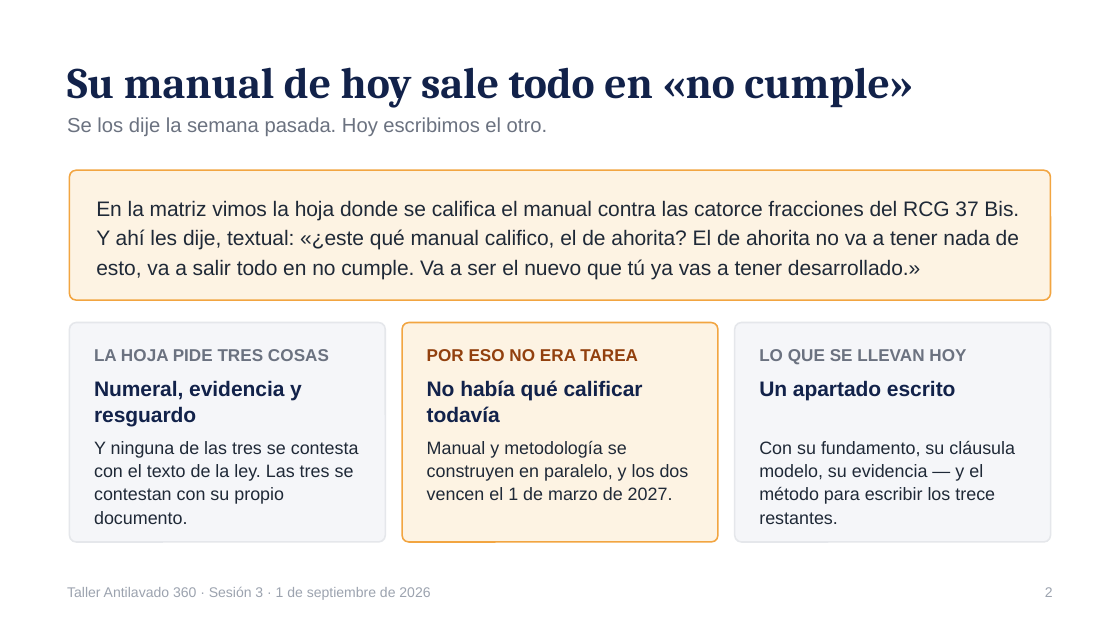
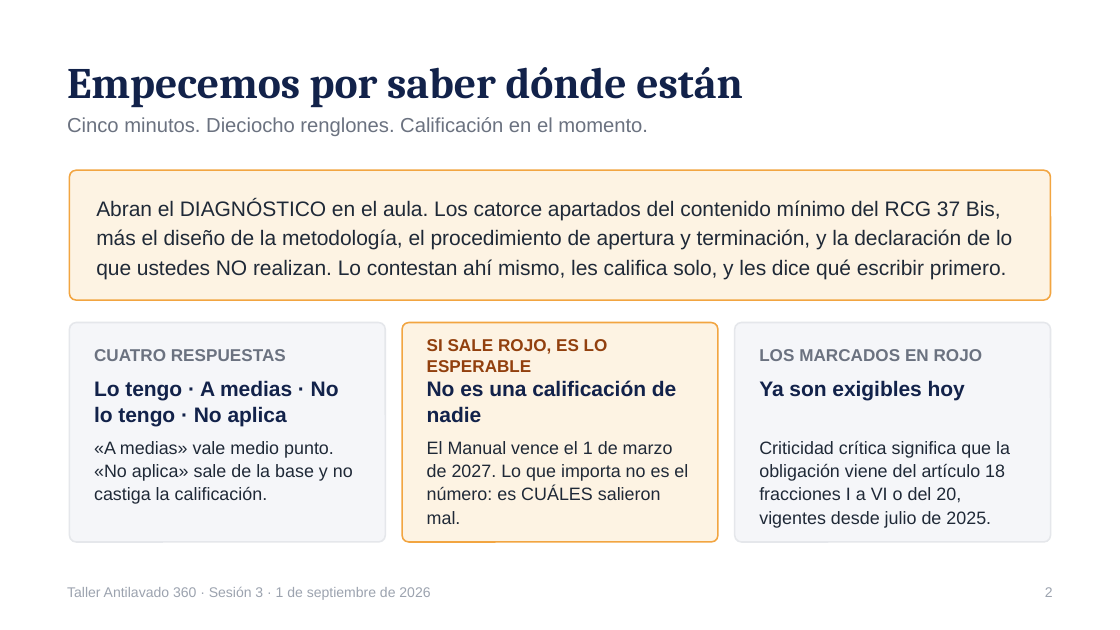
Before and after one commit to maribelvazquez/S01-TAV-IDENTIFICACION, a slide deck: slide 2 of s03/descargables/S03_ALU_01_Presentacion.pptx. Drawn at 1120x630 pixels with LibreOffice and Linux fonts; fonts in the diff are those of the drawing. Boxes give left, top, right and bottom in pixels: in the first picture for what was removed or moved away, otherwise in the second. Text is boxed around its words. In the diff, an @@ line names an element or a change of style, - is before the commit and + after.

```diff
--- a/s03/descargables/S03_ALU_01_Presentacion.pptx
+++ b/s03/descargables/S03_ALU_01_Presentacion.pptx
@@ text at [67, 67, 743, 108]: text changed @@
-Su manual de hoy sale todo en «no cumple»
+Empecemos por saber dónde están
@@ text at [67, 117, 648, 136]: text changed @@
-Se los dije la semana pasada. Hoy escribimos el otro.
+Cinco minutos. Dieciocho renglones. Calificación en el momento.
@@ text at [96, 199, 1012, 279]: text changed @@
-En la matriz vimos la hoja donde se califica el manual contra las catorce fracciones del RCG 37 Bis. Y ahí les dije, textual: «¿este qué manual califico, el de ahorita? El de ahorita no va a tener nada de esto, va a salir todo en no cumple. Va a ser el nuevo que tú ya vas a tener desarrollado.»
+Abran el DIAGNÓSTICO en el aula. Los catorce apartados del contenido mínimo del RCG 37 Bis, más el diseño de la metodología, el procedimiento de apertura y terminación, y la declaración de lo que ustedes NO realizan. Lo contestan ahí mismo, les califica solo, y les dice qué escribir primero.
@@ text at [94, 349, 286, 361]: text changed @@
-LA HOJA PIDE TRES COSAS
+CUATRO RESPUESTAS
@@ text at [427, 339, 608, 372]: text changed @@
-POR ESO NO ERA TAREA
+SI SALE ROJO, ES LO ESPERABLE
@@ text at [759, 349, 983, 361]: text changed @@
-LO QUE SE LLEVAN HOY
+LOS MARCADOS EN ROJO
@@ text at [94, 380, 339, 427]: text changed @@
-Numeral, evidencia y resguardo
+Lo tengo · A medias · No lo tengo · No aplica
@@ text at [427, 380, 676, 423]: text changed @@
-No había qué calificar todavía
+No es una calificación de nadie
@@ text at [759, 380, 965, 400]: text changed @@
-Un apartado escrito
+Ya son exigibles hoy
@@ text at [94, 441, 353, 504]: text changed @@
-Y ninguna de las tres se contesta con el texto de la ley. Las tres se contestan con su propio documento.
+«A medias» vale medio punto. «No aplica» sale de la base y no castiga la calificación.
@@ text at [427, 441, 688, 524]: text changed @@
-Manual y metodología se construyen en paralelo, y los dos vencen el 1 de marzo de 2027.
+El Manual vence el 1 de marzo de 2027. Lo que importa no es el número: es CUÁLES salieron mal.
@@ text at [759, 441, 1010, 528]: text changed @@
-Con su fundamento, su cláusula modelo, su evidencia — y el método para escribir los trece restantes.
+Criticidad crítica significa que la obligación viene del artículo 18 fracciones I a VI o del 20, vigentes desde julio de 2025.
```
Also in this commit, not shown: 4 other slides changed, 15 other files.
